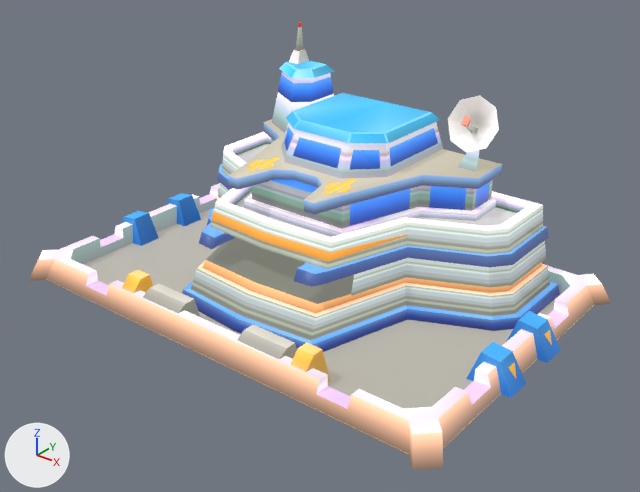
Two versions of the FBX model Assets/Art/Models/Castle/Fortress_01.fbx, one commit apart.
One viewpoint serves both versions: a 50 mm lens placed at (3.14, -3.85, 2.69), pointed at (0.15, -0.1, 0.37). Every picture has the same lights, and +X, +Y and +Z are marked at lower left. The older version comes first. Where no turn or scale is listed for an object, it has been applied to the vertices. Vertices at exactly the same position are counted once.

Names of what the first picture shows: 'Fortress_01'.
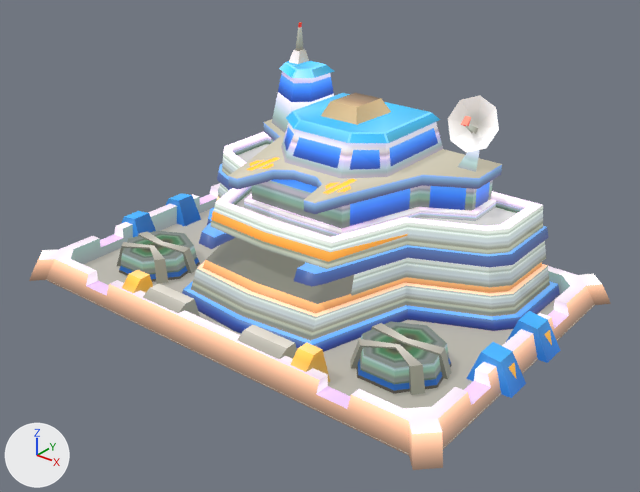
Location of each change, (x1, y1, x2, y2) in pixels of the pictures (640 x 492 px):
part 1 of me_fortress_01_001, added: after (119, 231, 200, 282)
part 2 of me_fortress_01_001, added: after (356, 321, 452, 394)
part 3 of me_fortress_01_001, added: after (117, 242, 168, 284)
part 4 of me_fortress_01_001, added: after (138, 231, 197, 273)
part 5 of me_fortress_01_001, added: after (350, 339, 425, 395)
part 6 of me_fortress_01_001, added: after (371, 323, 451, 379)
part 7 of me_fortress_01_001, added (beige): after (321, 93, 391, 125)

What the commit changed:
me_fortress_01_001 is used by ob_fortress_01; location (0.0, 0.0, 0.0).
Verts and faces of me_fortress_01_001; kept vertices keep their numbers, new ones are numbered from 789.
me_fortress_01_001 had 789 vertices, 1121 faces and spanned x -1.57..1.57, y -1.08..1.08, z -0.01..1.46.
me_fortress_01_001 now has 947 vertices, 1345 faces and spans x -1.57..1.57, y -1.08..1.08, z -0.01..1.46.
me_fortress_01_001 part 1: a new loose piece of 35 vertices spanning x -1.23..-0.7, y -0.66..-0.14, z 0.02..0.15, in mat_material.
me_fortress_01_001 part 2: a new loose piece of 35 vertices spanning x 0.7..1.23, y -0.66..-0.14, z 0.02..0.15, in mat_material.
me_fortress_01_001 part 3: a new loose piece of 20 vertices spanning x -1.21..-0.72, y -0.62..-0.45, z 0.02..0.16, in mat_material.
me_fortress_01_001 part 4: a new loose piece of 20 vertices spanning x -1.23..-0.7, y -0.41..-0.31, z 0.02..0.16, in mat_material.
me_fortress_01_001 part 5: a new loose piece of 20 vertices spanning x 0.72..1.21, y -0.62..-0.45, z 0.02..0.16, in mat_material.
me_fortress_01_001 part 6: a new loose piece of 20 vertices spanning x 0.7..1.23, y -0.41..-0.31, z 0.02..0.16, in mat_material.
Part 7, on me_fortress_01_001:
New vertex 789 is at (-0.17, 0.61, 1.01).
New vertex 790 is at (-0.15, 0.25, 1.0).
New vertex 791 is at (-0.1, 0.56, 1.12), pixel (355, 92).
New vertex 792 is at (-0.1, 0.31, 1.12), pixel (330, 101).
New vertex 793 is at (0.17, 0.61, 1.01).
New vertex 794 is at (0.15, 0.25, 1.0).
New vertex 795 is at (0.1, 0.56, 1.12), pixel (380, 98).
New vertex 796 is at (0.1, 0.31, 1.12), pixel (356, 107).
New faces: (789, 792, 791), (792, 796, 795), (793, 796, 794), (790, 794, 796), (789, 790, 792), (791, 792, 795).
New faces: (793, 795, 796), (790, 796, 792).
